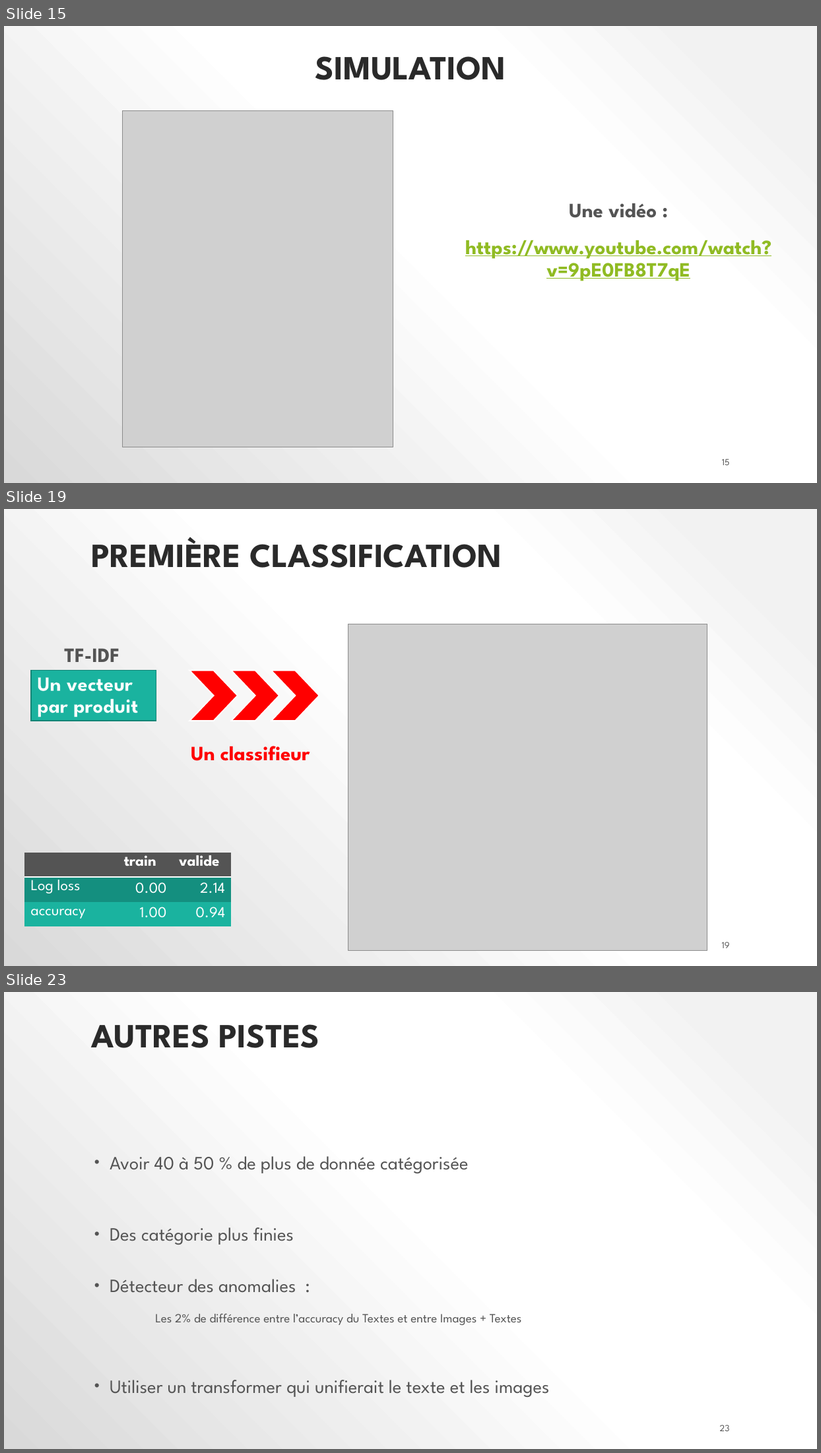
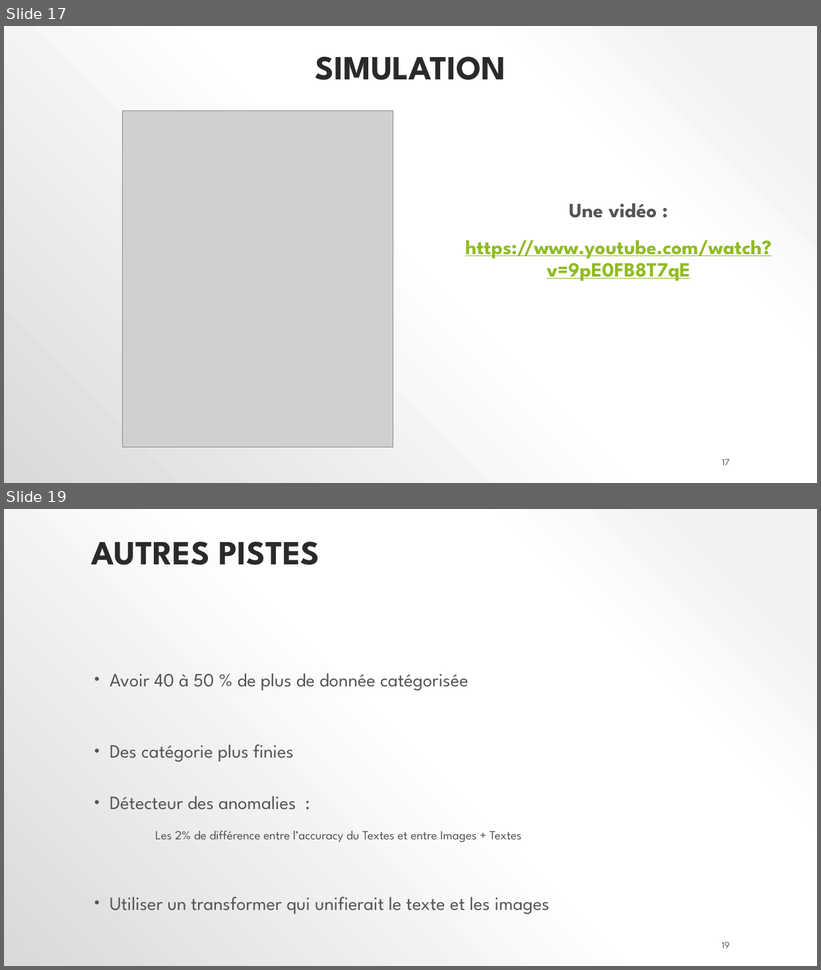
Before and after one commit to polo1093/Credit-Default-Customer-Scoring-Dashboard, a slide deck: P7_02_support.pptx. Shown one above the other, each under a label of ours: slides 15, 19 and 23 before the commit, slides 17 and 19 after it; the slides between them are not shown. The pictures are 821x1453 and 821x970 pixels, drawn with LibreOffice and Linux fonts; fonts in the diff are those of the drawing; grey boxes stand for pictures. Boxes give left, top, right and bottom in pixels: in the first picture for what was removed or moved away, otherwise in the second. Text is boxed around its words. In the diff, an @@ line names an element or a change of style, - is before the commit and + after.

```diff
--- a/P7_02_support.pptx
+++ b/P7_02_support.pptx
@@ slide 19 removed at (4,509,817,966), background gradient #F2F2F2 to #FFFFFF to #D9D9D9 @@
@@ title removed at (91,537,502,568) @@
-PREMIÈRE CLASSIFICATION
@@ picture removed at (348,625,707,951) @@
@@ text removed at (64,648,120,662) @@
-TF-IDF
@@ rectangle removed at (31,671,156,722) @@
-Un vecteur
-par produit
@@ chevron removed at (189,671,238,722) @@
@@ chevron removed at (232,671,280,722) @@
@@ chevron removed at (271,671,319,722) @@
@@ text removed at (191,746,310,761) @@
-Un classifieur
@@ table removed at (24,853,232,927), 3 rows, 3 columns @@
- | train | valide
-Log loss | 0.00 | 2.14
-accuracy | 1.00 | 0.94
@@ page number removed at (722,942,730,949) @@
-19
@@ what was slide 15 is now slide 17 @@
@@ page number at (722,459,730,466): text changed @@
-15
+17
@@ what was slide 23 is now slide 19 @@
@@ page number at (722,942,730,949): text changed @@
-23
+19
```
Also in this commit, not shown: 7 slides changed, 3 slides added, 6 other slides removed, 2 other files.
